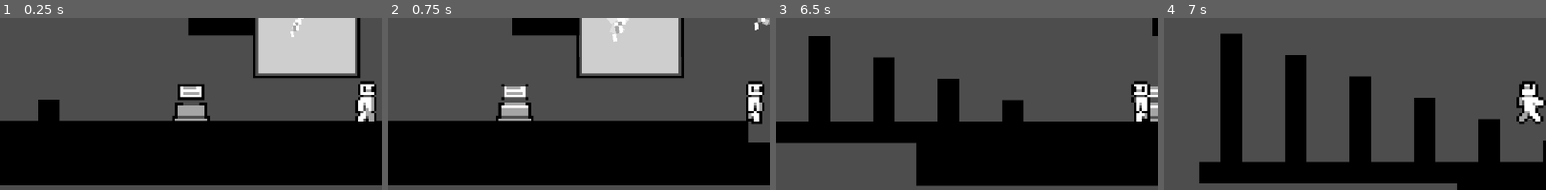
Above: before the commit, frames 1-4 (left to right).
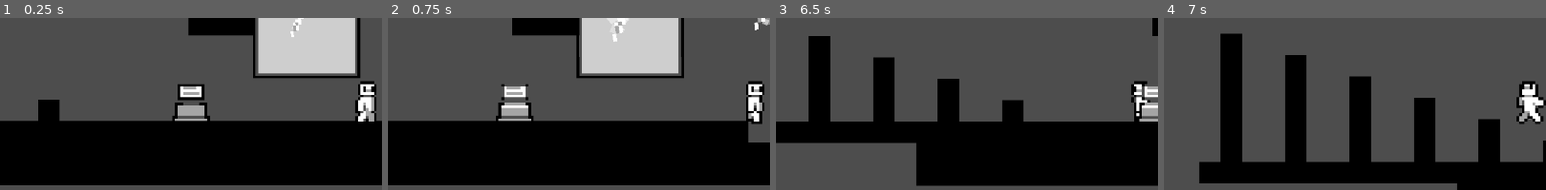
Above: after the commit, the same moments.

Repository: Choco-latez/gmtk-2026
Game: Godot game, scene res://Map/map_test.tscn
Same seed, same stepped clock (60 frames per second), same inputs: the game is played once before the commit and once after it.
Inputs (mouse positions are % of the whole screen's width and height, from its top left):
- Up to frame 1 (0.25 s): no input
- Up to frame 2 (0.75 s): tap Enter at 0.5 s; move the mouse to (72, 55) at 0.52 s; hold Right (RIGHT) from 0.53 s (still down); tap Z (DIVE) at 0.6 s; click (72, 55) at 0.67 s
- Up to frame 3 (6.5 s): tap X (JUMP) at 0.77, 1.52, 3.02, 3.77, 4.52, 6.02 s; move the mouse to (30, 67) at 1.27 s; tap C (USE) every 1.5 s from 1.35 to 5.85 s; move the mouse to (60, 34) at 2.02 s; release Right (RIGHT) at 2.03 s; hold Left (LEFT) 2.03-2.78 s; tap Z (DIVE) at 2.1, 3.6, 5.1 s; move the mouse to (45, 86) at 2.77 s; hold Right (RIGHT) 2.78-4.28 s; click (45, 86) at 2.92 s; move the mouse to (80, 79) at 3.52 s; move the mouse to (20, 42) at 4.27 s; hold Left (LEFT) 4.28-5.03 s; move the mouse to (55, 61) at 5.02 s; hold Right (RIGHT) 5.03-5.78 s; click (55, 61) at 5.17 s; move the mouse to (35, 30) at 5.77 s; hold Left (LEFT) from 5.78 s (still down)
- Up to frame 4 (7 s): keep holding Left (LEFT); move the mouse to (72, 55) at 6.52 s; tap Z (DIVE) at 6.6 s; tap X (JUMP) at 6.77 s
The pictures show only the part of the screen within x 2-52%, y 36-86%; the shares and areas given below are measured in that part.

Frames 1-2 are identical in both runs. In frame 3, 0.5% of the frame differs, in the area x 94-98%, y 38-61%; in frame 4, less than 0.1%.

Commit message:
Update map_test.tscn

Diff:
--- a/gmtk-2026/Map/map_test.tscn
+++ b/gmtk-2026/Map/map_test.tscn
@@ -27,7 +27,6 @@
 
 [node name="Spikes" parent="." unique_id=630616832 instance=ExtResource("3_dwmtj")]
 position = Vector2(45, 52)
-collision_mask = 2
 
 [node name="CanvasLayer" type="CanvasLayer" parent="." unique_id=510629068]
 visible = false
@@ -53,12 +52,3 @@
 
 [node name="Sign Popup" parent="." unique_id=172546286 node_paths=PackedStringArray("signs") instance=ExtResource("6_fsokj")]
 signs = [NodePath("../Sign Entity")]
-
-[node name="CharacterBody2D" parent="." unique_id=1420188091 instance=ExtResource("2_wvdts")]
-position = Vector2(2, 41)
-base_additional_jumps = 5
-dive_unlocked = true
-
-[node name="Camera2D" type="Camera2D" parent="CharacterBody2D" unique_id=1867189765]
-zoom = Vector2(5, 5)
-position_smoothing_speed = 0.0
